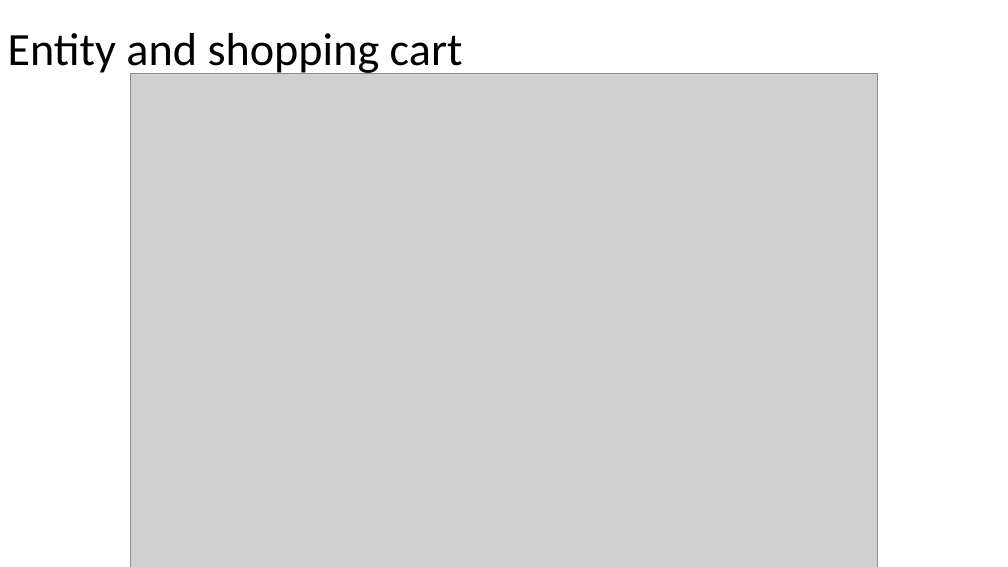
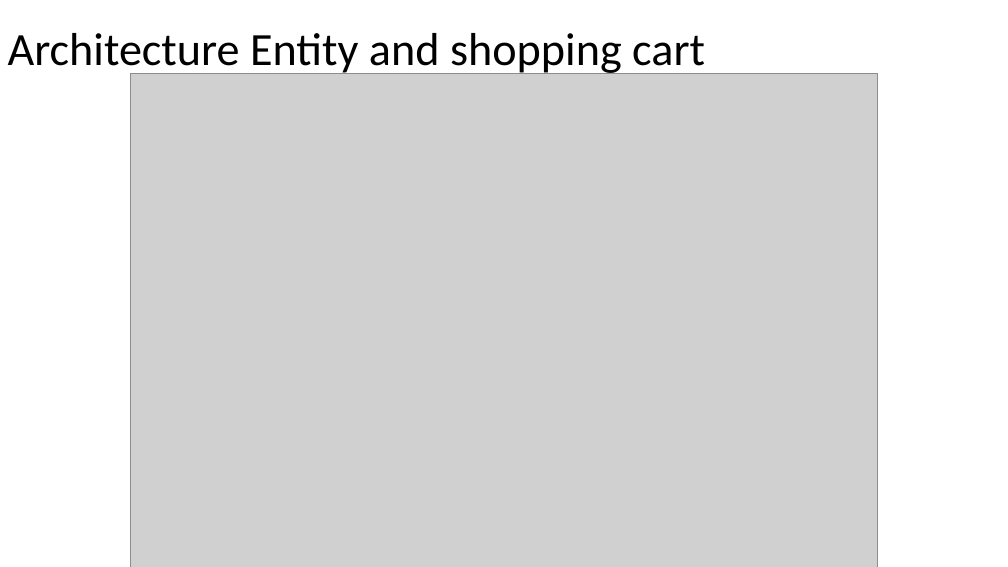
Before and after one commit to ernie55ernie/ShoppingCart, a slide deck: slide 4 of DM_PJ01_Counting.pptx (slide 3 before the commit). Drawn at 1008x567 pixels with LibreOffice and Linux fonts; fonts in the diff are those of the drawing; grey boxes stand for pictures. Boxes give left, top, right and bottom in pixels: in the first picture for what was removed or moved away, otherwise in the second. Text is boxed around its words. In the diff, an @@ line names an element or a change of style, - is before the commit and + after.

```diff
--- a/DM_PJ01_Counting.pptx
+++ b/DM_PJ01_Counting.pptx
@@ title at (x1=8, y1=33, x2=705, y2=77): text changed @@
-Entity and shopping cart
+Architecture Entity and shopping cart
```
Also in this commit, not shown: 3 other slides changed, 3 slides added, 7 other files.
